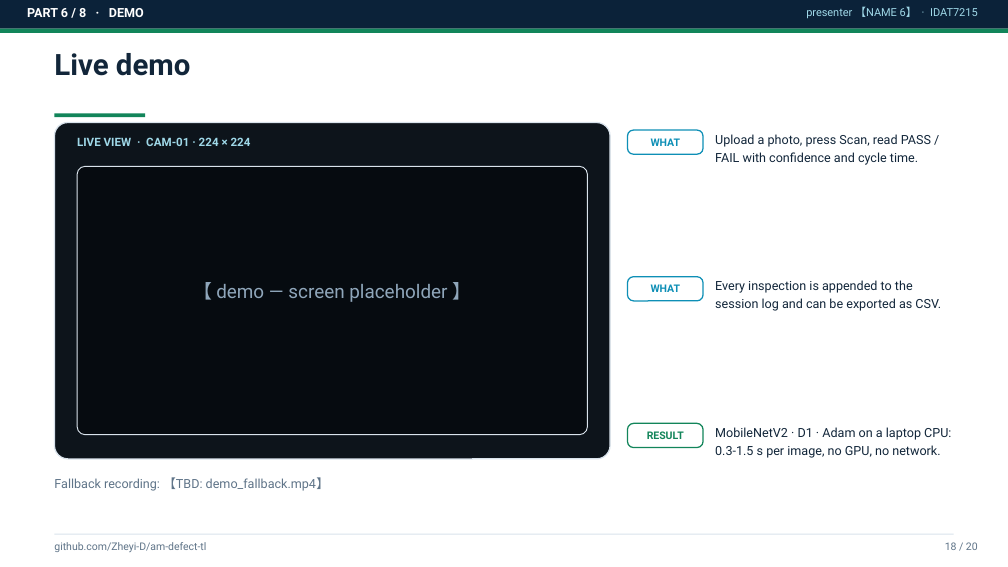
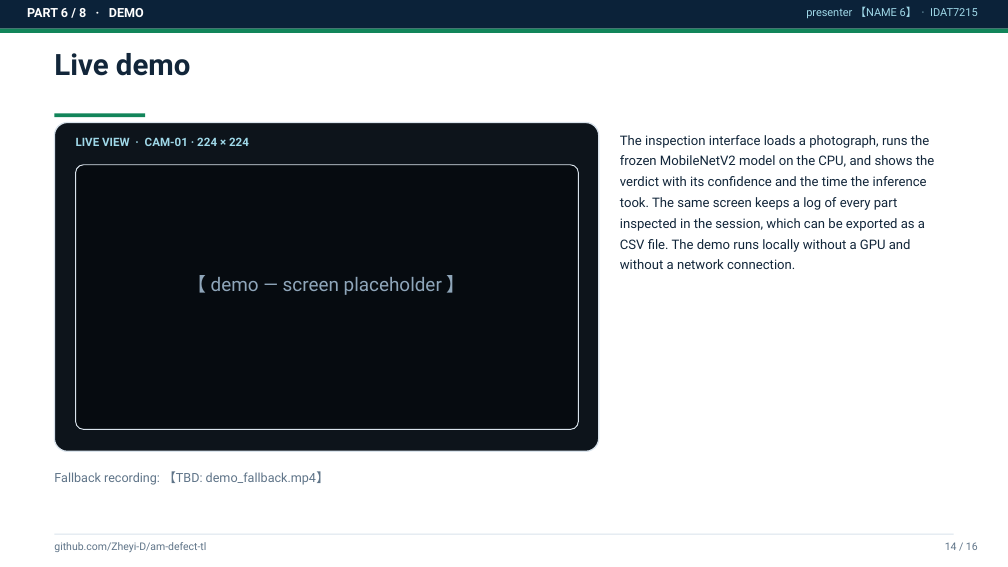
Before and after one commit to Zheyi-D/am-defect-tl, a slide deck: slide 14 of reports/slides_draft.pptx (slide 18 before the commit). Drawn at 1008x567 pixels with LibreOffice and Linux fonts; fonts in the diff are those of the drawing. Boxes give left, top, right and bottom in pixels: in the first picture for what was removed or moved away, otherwise in the second. Text is boxed around its words. In the diff, an @@ line names an element or a change of style, - is before the commit and + after.

Commit message:
feat(slides): 16-page deck scoped to data preparation, model training and dataset results — 60-90 words of factual text per page, no WHAT/WHY/RESULT labels, analysis pages removed, demo placeholder kept

```diff
--- a/reports/slides_draft.pptx
+++ b/reports/slides_draft.pptx
@@ rounded rectangle: place and size @@
-rounded rectangle at bbox=[54, 123, 610, 459]
+rounded rectangle at bbox=[54, 123, 599, 451]
@@ text added at bbox=[620, 135, 934, 269], 12.5 pt, text #12263A @@
+The inspection interface loads a photograph, runs the frozen MobileNetV2 model on the CPU, and shows the verdict with its confidence and the time the inference took. The same screen keeps a log of every part inspected in the session, which can be exported as a CSV file. The demo runs locally without a GPU and without a network connection.
@@ rounded rectangle removed at bbox=[628, 130, 703, 154] @@
@@ text removed at bbox=[651, 138, 681, 146] @@
-WHAT
@@ text removed at bbox=[715, 134, 931, 165] @@
-Upload a photo, press Scan, read PASS / FAIL with confidence and cycle time.
@@ rounded rectangle: place and size @@
-rounded rectangle at bbox=[77, 166, 588, 435]
+rounded rectangle at bbox=[76, 165, 578, 430]
@@ text "【 demo — screen placeholder ...": place and size @@
-text "【 demo — screen placeholder ..." at bbox=[193, 282, 471, 302]
+text "【 demo — screen placeholder ..." at bbox=[187, 275, 466, 295]
@@ rounded rectangle removed at bbox=[628, 277, 703, 301] @@
@@ text removed at bbox=[651, 284, 681, 292] @@
-WHAT
@@ text removed at bbox=[715, 280, 941, 311] @@
-Every inspection is appended to the session log and can be exported as CSV.
@@ rounded rectangle removed at bbox=[628, 423, 703, 448] @@
@@ text removed at bbox=[647, 431, 684, 439] @@
-RESULT
@@ text removed at bbox=[715, 427, 951, 458] @@
-MobileNetV2 · D1 · Adam on a laptop CPU: 0.3-1.5 s per image, no GPU, no network.
@@ text "Fallback recording: 【TBD: demo_fallback.mp4】": place and size @@
-text "Fallback recording: 【TBD: demo_fallback.mp4】" at bbox=[54, 477, 329, 491]
+text "Fallback recording: 【TBD: demo_fallback.mp4】" at bbox=[54, 471, 329, 485]
@@ text at bbox=[945, 542, 978, 550]: text changed @@
-18 / 20
+14 / 16
```
Also in this commit, not shown: 12 other slides changed, 3 slides added, 7 slides removed, 3 other files.
